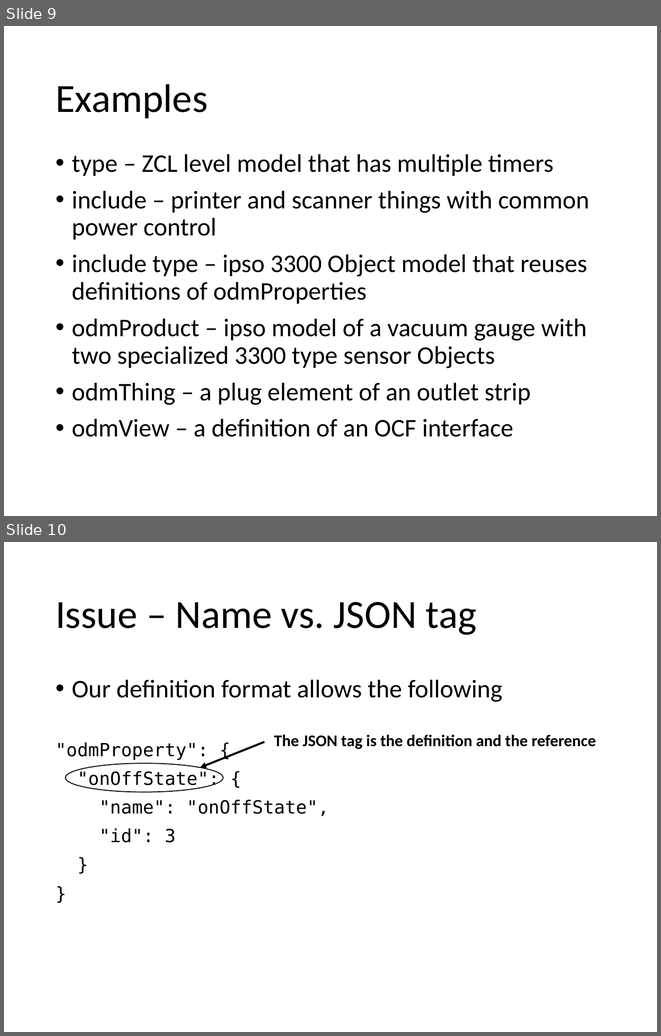
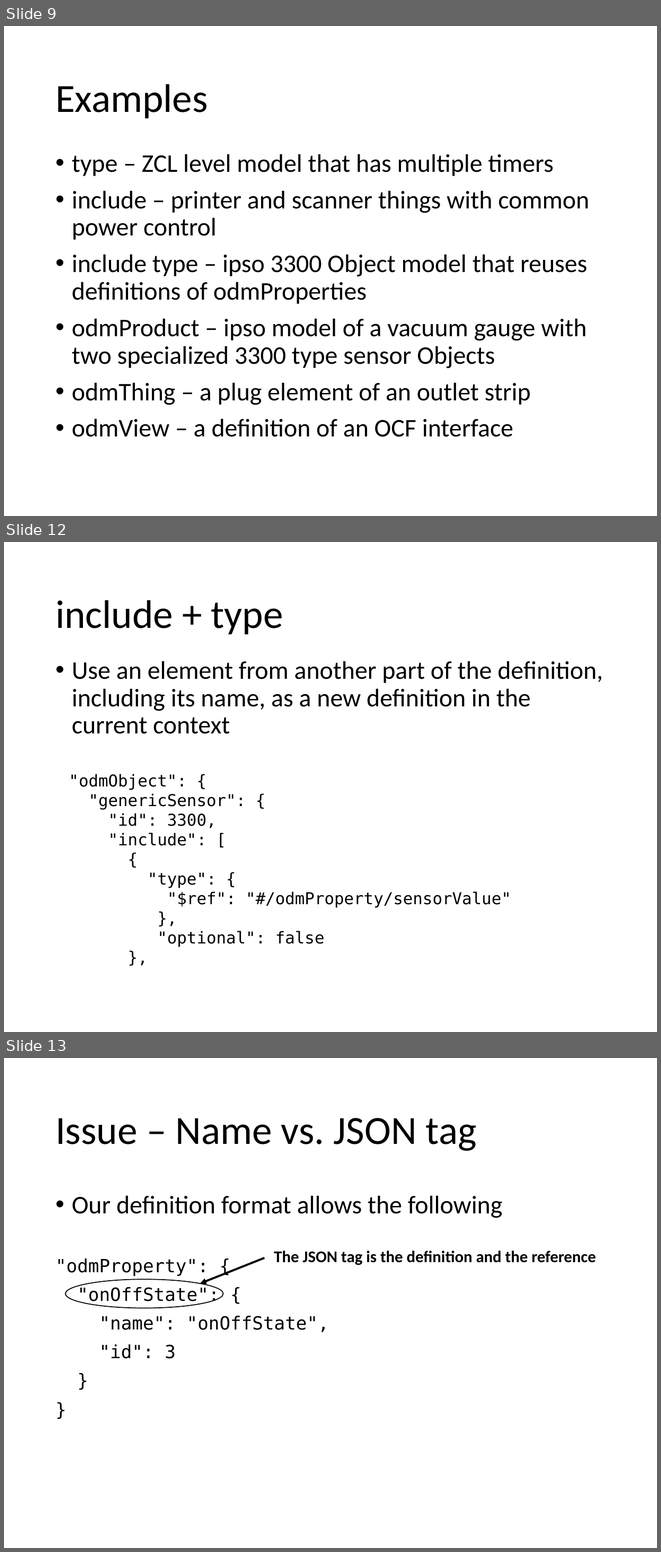
Before and after one commit to mjkoster/ODM-Examples, a slide deck: sdf-extensions.pptx. Shown one above the other, each under a label of ours: slides 9 and 10 before the commit, slides 9, 12 and 13 after it; the slides between them are not shown. The pictures are 661x1036 and 661x1552 pixels, drawn with LibreOffice and Linux fonts; fonts in the diff are those of the drawing. Boxes give left, top, right and bottom in pixels: in the first picture for what was removed or moved away, otherwise in the second. Text is boxed around its words. In the diff, an @@ line names an element or a change of style, - is before the commit and + after.

```diff
--- a/sdf-extensions.pptx
+++ b/sdf-extensions.pptx
@@ slide 12 added at box(4, 542, 657, 1032), background #FFFFFF @@
@@ title added at box(55, 600, 283, 634), 44 pt, text #000000 @@
+include + type
@@ text added at box(72, 661, 603, 734), 28 pt, text #000000 @@
+• Use an element from another part of the definition, including its name, as a new definition in the current context
@@ text added at box(69, 774, 511, 947), 18 pt, text #000000 @@
+"odmObject": {
+"genericSensor": {
+"id": 3300,
+"include": [
+{
+"type": {
+"$ref": "#/odmProperty/sensorValue"
+},
+"optional": false
+},
@@ what was slide 10 is now slide 13 @@
```
Also in this commit, not shown: 2 other slides added, 2 other files.
